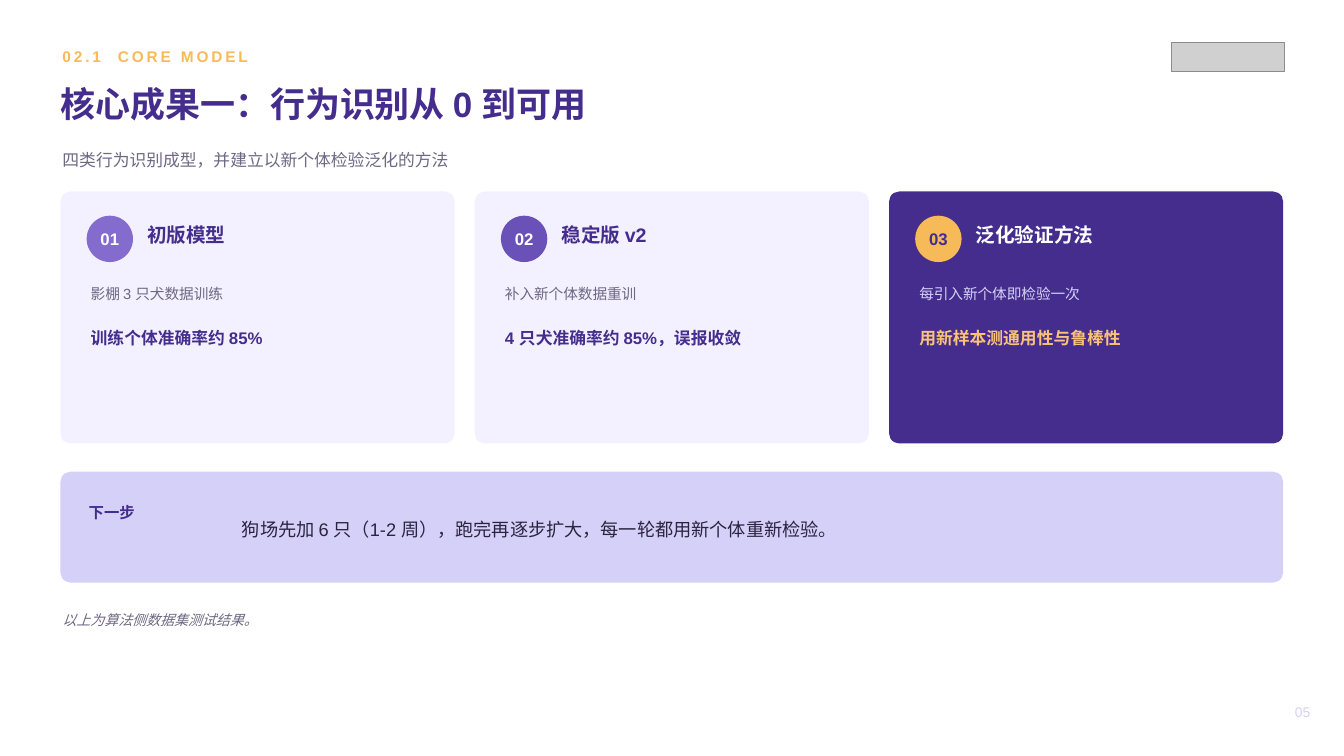
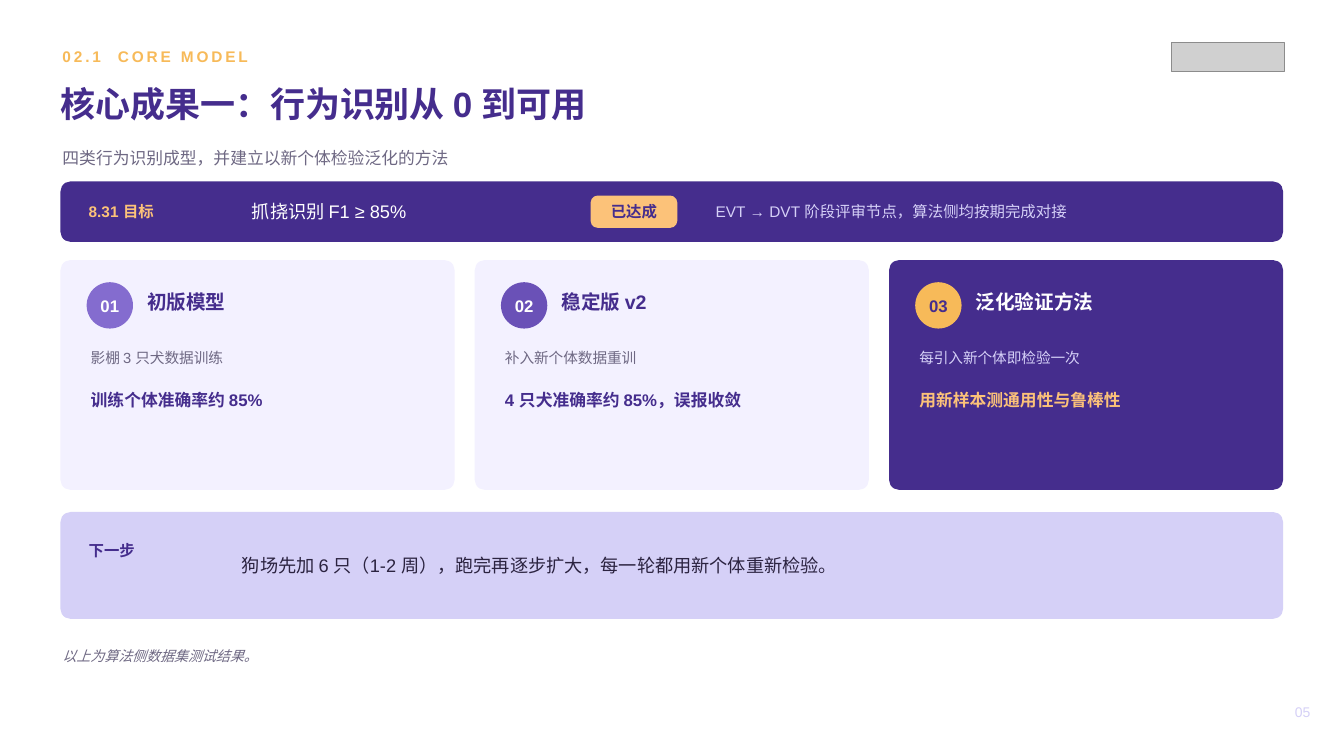
Before and after one commit to zhuyetuo/workplace_soft_skills, a slide deck: slide 5 of 转正述职/转正述职报告-Toky.pptx. Drawn at 1344x756 pixels with LibreOffice and Linux fonts; fonts in the diff are those of the drawing; grey boxes stand for pictures. Boxes give left, top, right and bottom in pixels: in the first picture for what was removed or moved away, otherwise in the second. Text is boxed around its words. In the diff, an @@ line names an element or a change of style, - is before the commit and + after.

```diff
--- a/转正述职/转正述职报告-Toky.pptx
+++ b/转正述职/转正述职报告-Toky.pptx
@@ rounded rectangle added at <box>60,181,1284,242</box>, fill #452D8D @@
@@ text added at <box>89,204,154,219</box>, 11 pt, text #FCC279, bold @@
+8.31 目标
@@ text added at <box>252,202,406,220</box>, 13 pt, text #FFFFFF @@
+抓挠识别 F1 ≥ 85%
@@ rounded rectangle added at <box>591,196,678,228</box>, fill #FCC279 @@
@@ text added at <box>611,204,657,219</box>, 11 pt, text #452D8D, bold @@
+已达成
@@ text added at <box>716,204,1066,219</box>, 11 pt, text #D5D0F7 @@
+EVT → DVT 阶段评审节点，算法侧均按期完成对接
@@ rounded rectangle: place and size @@
-rounded rectangle at <box>475,192,869,444</box>
+rounded rectangle at <box>60,260,455,490</box>
@@ proportions changed in 4 elements at <box>60,260,455,490</box>, <box>60,512,1284,619</box>, <box>889,260,1284,490</box>, <box>475,260,869,490</box> @@
@@ rounded rectangle: place and size @@
-rounded rectangle at <box>60,192,455,444</box>
+rounded rectangle at <box>475,260,869,490</box>
@@ rounded rectangle: place and size @@
-rounded rectangle at <box>889,192,1284,444</box>
+rounded rectangle at <box>889,260,1284,490</box>
@@ 9 texts, 3 ellipses: place and size @@
-9 texts, 3 ellipses at <box>87,216,1094,300</box>
+9 texts, 3 ellipses at <box>87,282,1094,364</box>
@@ 3 texts: place and size @@
-3 texts at <box>91,329,1120,346</box>
+3 texts at <box>91,391,1120,408</box>
@@ rounded rectangle: place and size @@
-rounded rectangle at <box>60,472,1284,583</box>
+rounded rectangle at <box>60,512,1284,619</box>
@@ text "下一步": place and size @@
-text "下一步" at <box>89,505,135,520</box>
+text "下一步" at <box>89,543,135,558</box>
@@ text "狗场先加 6 只（1-2 周），跑完再逐步扩大，每一轮都用新个体重新检验。": place and size @@
-text "狗场先加 6 只（1-2 周），跑完再逐步扩大，每一轮都用新个体重新检验。" at <box>242,520,837,538</box>
+text "狗场先加 6 只（1-2 周），跑完再逐步扩大，每一轮都用新个体重新检验。" at <box>242,556,837,574</box>
@@ text "以上为算法侧数据集测试结果。": place and size @@
-text "以上为算法侧数据集测试结果。" at <box>62,613,257,626</box>
+text "以上为算法侧数据集测试结果。" at <box>62,649,257,662</box>
```
Also in this commit, not shown: 8 other slides changed, 1 slide removed, 1 other file.
